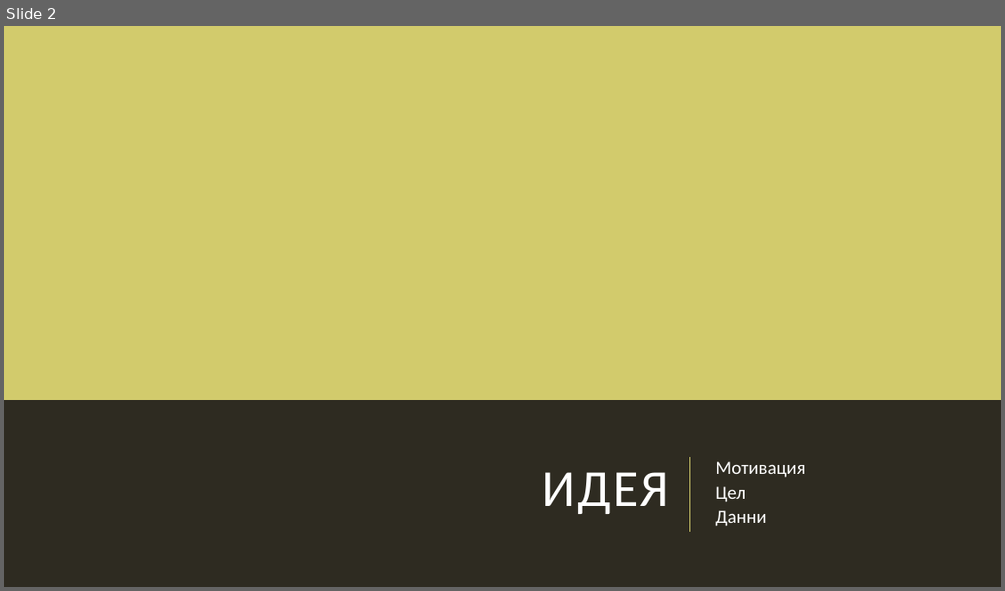
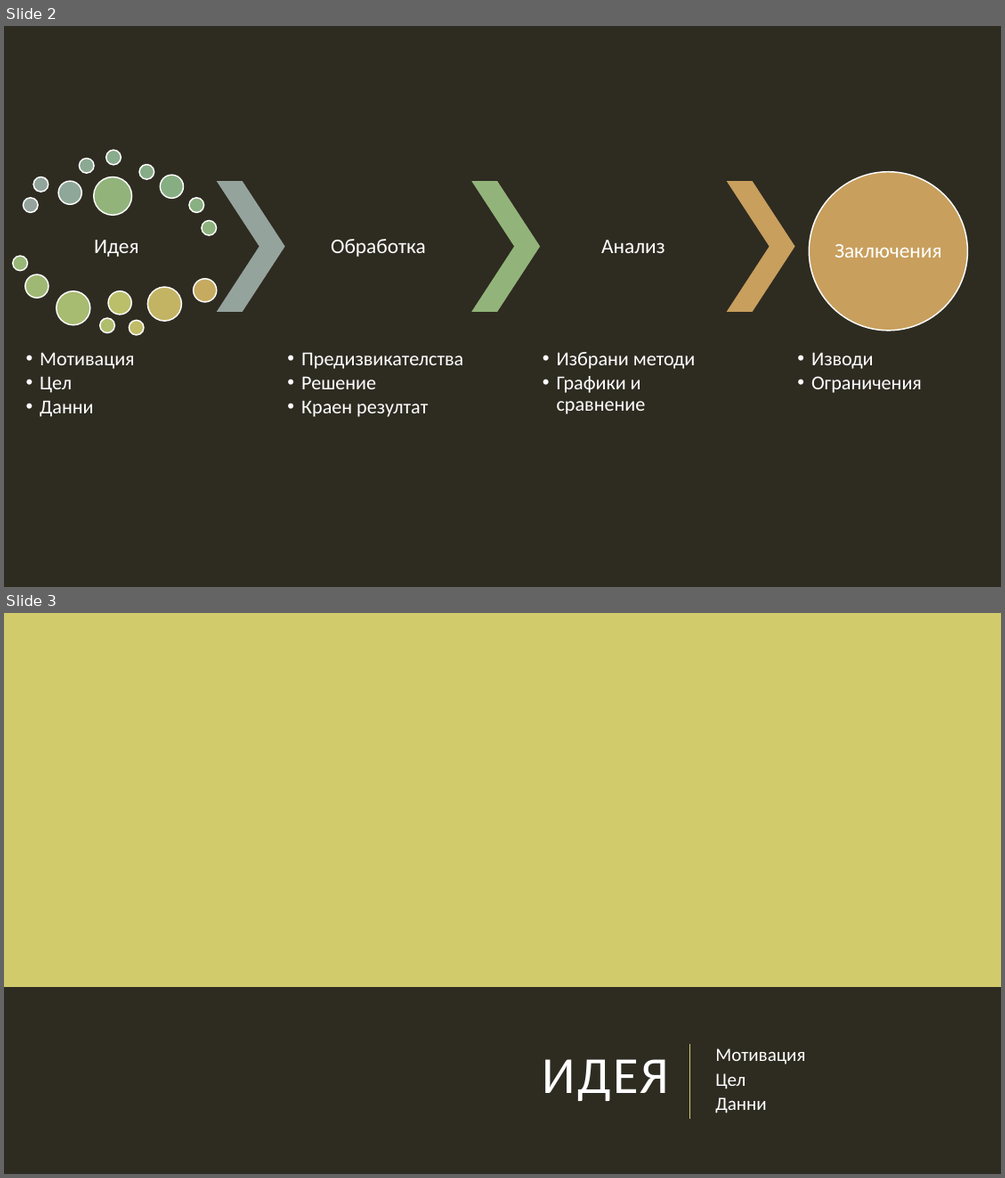
Before and after one commit to sarabadjieva/MITM322_DataMining, a slide deck: Анализ.pptx. Shown one above the other, each under a label of ours: slide 2 before the commit, slides 2 and 3 after it. The pictures are 1005x591 and 1005x1178 pixels, drawn with LibreOffice and Linux fonts; fonts in the diff are those of the drawing. Boxes give left, top, right and bottom in pixels: in the first picture for what was removed or moved away, otherwise in the second. Text is boxed around its words. In the diff, an @@ line names an element or a change of style, - is before the commit and + after.

```diff
--- a/Анализ.pptx
+++ b/Анализ.pptx
@@ slide 2 added at box(4, 26, 1001, 587), background #2E2B21 @@
@@ group added at box(13, 150, 968, 417): 19 ellipses, 8 texts, 3 chevrons @@
+Идея
+  •• Мотивация
+  •• Цел
+  •• Данни
+Обработка
+  •• Предизвикателства
+  •• Решение
+  •• Краен резултат
+Анализ
+  •• Избрани методи
+  •• Графики и сравнение
+Заключения
+  •• Изводи
+  •• Ограничения
@@ what was slide 2 is now slide 3 @@
```
Also in this commit, not shown: 18 slides changed, 2 other slides added, 2 slides removed, 24 other files.
